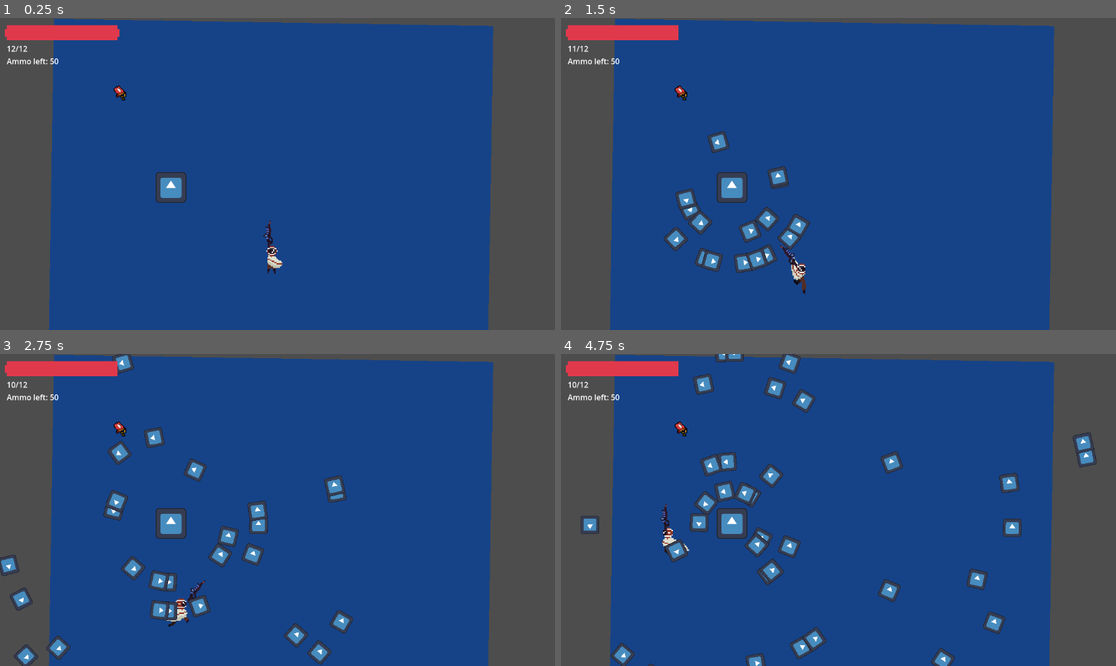
Above: before the commit, frames 1-4 (two rows, left to right).
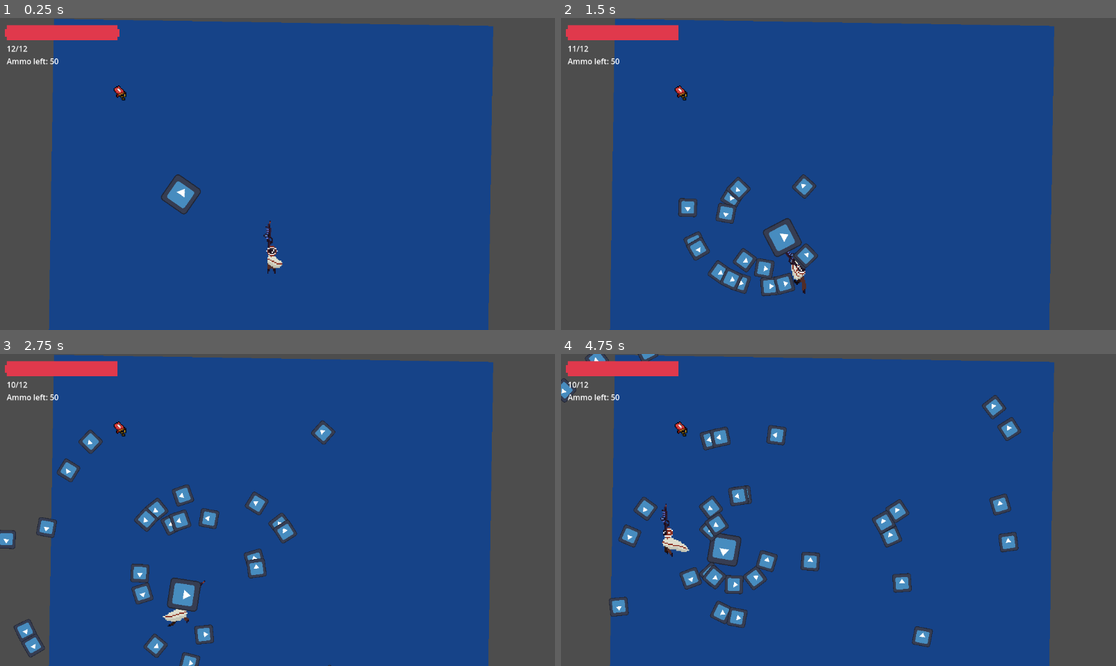
Above: after the commit, the same moments.

Repository: MettallicOnyx/Boss-Rush-Jam-Project
Game: Godot game, scene res://scenes/boss_rush_jam.tscn
Same seed, same stepped clock (60 frames per second), same inputs: the game is played once before the commit and once after it. The engine's default icon, where the game draws it, is replaced by a stand-in: a white triangle on a blue panel in a dark square.
Inputs (mouse positions are in pixels of both pictures, inside the frame that each line leads up to):
- Up to frame 1 (0.25 s): no input
- Up to frame 2 (1.5 s): tap Enter (ui_accept) at 0.5, 0.77 s; move the mouse to (960, 158) at 0.52 s; hold D (right) 0.53-1.28 s; tap E (ability) at 0.6 s; click (960, 158) at 0.67 s; move the mouse to (727, 189) at 1.27 s; hold S (down) from 1.28 s (still down); tap Shift (dash) at 1.35 s
- Up to frame 3 (2.75 s): tap Enter (ui_accept) at 1.52 s; move the mouse to (333, 441) at 2.02 s; release S (down) at 2.03 s; hold D (right) from 2.03 s (still down); click (333, 441) at 2.1 s
- Up to frame 4 (4.75 s): move the mouse to (810, 572) at 2.77 s; release D (right) at 2.78 s; hold W (up) 2.78-3.53 s; tap F (swap_weapon) at 2.85 s; click (810, 572) at 2.92 s; tap Enter (ui_accept) at 3.02, 3.77, 4.52 s; move the mouse to (1005, 556) at 3.52 s; hold Q 3.53-4.28 s; hold A (left) from 3.53 s (still down); move the mouse to (672, 463) at 4.27 s; tap Space at 4.35 s

The runs differ from the first frame. In frame 1, 0.7% of the frame differs, in the area x 28-37%, y 49-64%; in frame 2, 4.8%; in frame 3, 8.2%; in frame 4, 11%, in the area x 0-97%, y 0-100%.

Commit message:
added follow state

Diff:
--- a/scenes/boss_rush_jam.tscn
+++ b/scenes/boss_rush_jam.tscn
@@ -12,7 +12,9 @@
 [ext_resource type="PackedScene" uid="uid://b30ogcnmvfv77" path="res://scenes/items/ammo_pickup.tscn" id="9_imqat"]
 [ext_resource type="Script" path="res://scripts/components/projectile_spawner.gd" id="9_tqdtp"]
 [ext_resource type="Script" path="res://scenes/components/projectile_spawner_random.gd" id="11_pbwjy"]
+[ext_resource type="PackedScene" uid="uid://coe4fp7shfvuq" path="res://scenes/fsm_components/fsm.tscn" id="13_0vndp"]
 [ext_resource type="PackedScene" uid="uid://chtn4jjmnt7fh" path="res://scenes/enemies/projectiles/projectile.tscn" id="13_vvxe5"]
+[ext_resource type="PackedScene" uid="uid://dae3jj3cdepow" path="res://scenes/fsm_components/enemy_states/follow_state.tscn" id="14_6waw6"]
 
 [sub_resource type="TileSetAtlasSource" id="TileSetAtlasSource_tgvlf"]
 texture = ExtResource("2_jxsl0")
@@ -94,6 +96,7 @@
 tile_set = SubResource("TileSet_yhawu")
 
 [node name="Player" parent="." node_paths=PackedStringArray("weapon_list") instance=ExtResource("1_o0p3x")]
+unique_name_in_owner = true
 position = Vector2(562, 496)
 scale = Vector2(2.42678, 2.40823)
 weapon_list = [NodePath("Gun"), NodePath("Melee")]
@@ -149,6 +152,12 @@
 one_shot = true
 autostart = true
 
+[node name="FMS" parent="Test Enemy" node_paths=PackedStringArray("initial_state") instance=ExtResource("13_0vndp")]
+initial_state = NodePath("follow_state")
+
+[node name="follow_state" parent="Test Enemy/FMS" instance=ExtResource("14_6waw6")]
+speed = 100.0
+
 [node name="Pickups" type="Node2D" parent="."]
 
 [node name="AmmoPickup" parent="Pickups" instance=ExtResource("9_imqat")]
--- /dev/null
+++ b/scenes/fsm_components/enemy_states/follow_state.tscn
@@ -0,0 +1,6 @@
+[gd_scene load_steps=2 format=3 uid="uid://dae3jj3cdepow"]
+
+[ext_resource type="Script" path="res://scripts/fsm/enemy_states/follow_state.gd" id="1_j6mdo"]
+
+[node name="follow_state" type="Node"]
+script = ExtResource("1_j6mdo")
--- /dev/null
+++ b/scripts/fsm/enemy_states/follow_state.gd
@@ -0,0 +1,16 @@
+extends State
+
+@export var speed: float
+var player
+var enemy
+var follow_point
+
+func onEnter():
+	player = %Player
+	enemy = get_parent().get_parent()
+
+func onUpdate(delta):
+	var direction = (player.global_position - enemy.global_position).normalized()
+	enemy.velocity = direction * speed
+	enemy.look_at(player.global_position)
+	enemy.move_and_slide()
--- a/scripts/fsm/fsm.gd
+++ b/scripts/fsm/fsm.gd
@@ -14,6 +14,7 @@
 #			we populate the dictionary with child states
 			states[child.name] = child
 			child.transitioned.connect(self.on_state_transition)
+	current_state.onEnter()
 
 
 func _process(delta: float) -> void:
Not shown: 1 places in scenes/boss_rush_jam.tscn that only renumber resources
